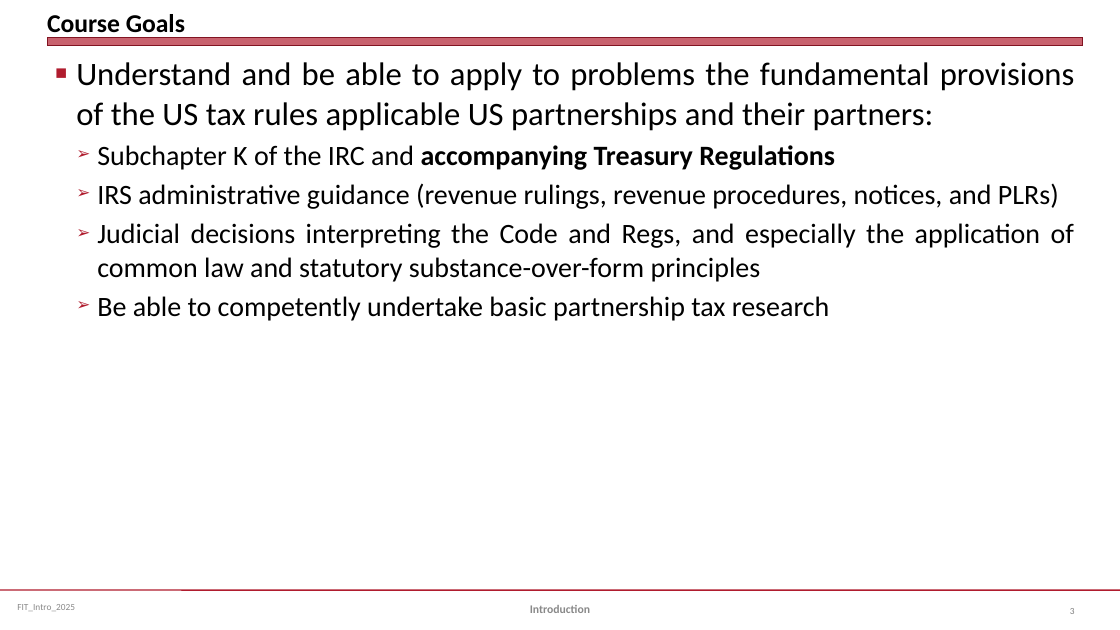
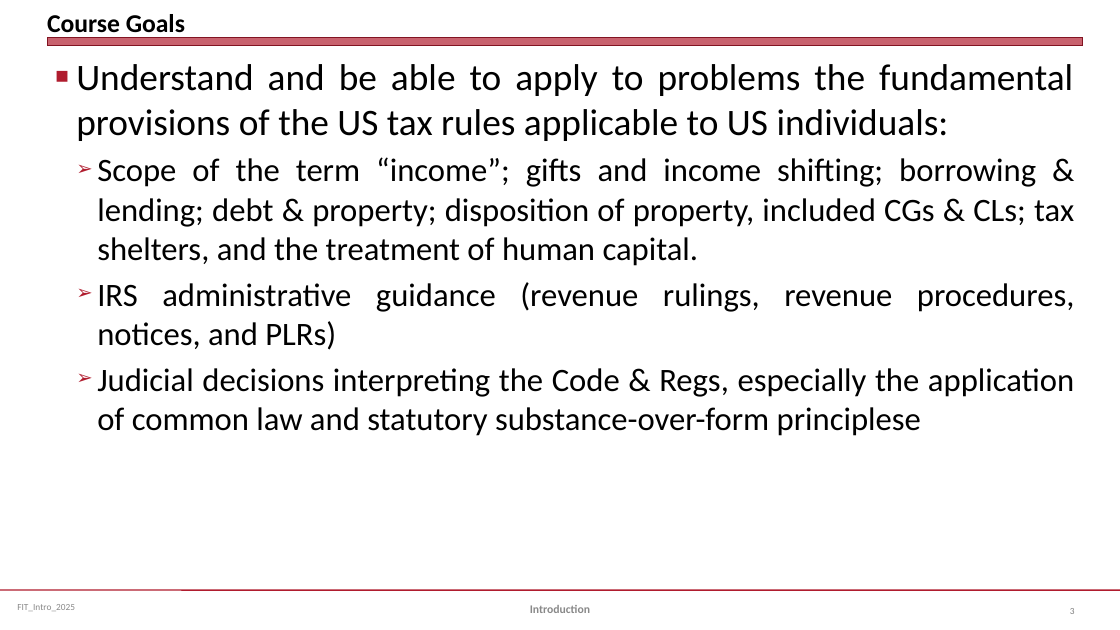
Before and after one commit to jmc877/Fed-Income-Tax, a slide deck: slide 3 of slides/FIT_Intro_2025S.pptx. Drawn at 1120x630 pixels with LibreOffice and Linux fonts; fonts in the diff are those of the drawing. Boxes give left, top, right and bottom in pixels: in the first picture for what was removed or moved away, otherwise in the second. Text is boxed around its words. In the diff, an @@ line names an element or a change of style, - is before the commit and + after.

```diff
--- a/slides/FIT_Intro_2025S.pptx
+++ b/slides/FIT_Intro_2025S.pptx
@@ text at [76, 64, 1074, 266]: text changed @@
-■ Understand and be able to apply to problems the fundamental provisions of the US tax rules applicable US partnerships and their partners:
-  ➢ Subchapter K of the IRC and accompanying Treasury Regulations
+■ Understand and be able to apply to problems the fundamental provisions of the US tax rules applicable to US individuals:
+  ➢ Scope of the term “income”; gifts and income shifting; borrowing & lending; debt & property; disposition of property, included CGs & CLs; tax shelters, and the treatment of human capital.
@@ text at [97, 282, 1075, 350]: size 24 to 28 pt in "IRS administrative guidance (revenue rulings, revenue proced ..." @@
@@ text at [97, 368, 1074, 436]: text changed; size 24 to 28 pt @@
-  ➢ Judicial decisions interpreting the Code and Regs, and especially the application of common law and statutory substance-over-form principles
-  ➢ Be able to competently undertake basic partnership tax research
+  ➢ Judicial decisions interpreting the Code & Regs, especially the application of common law and statutory substance-over-form principlese
```
Also in this commit, not shown: 2 other slides changed, 2 other files.
